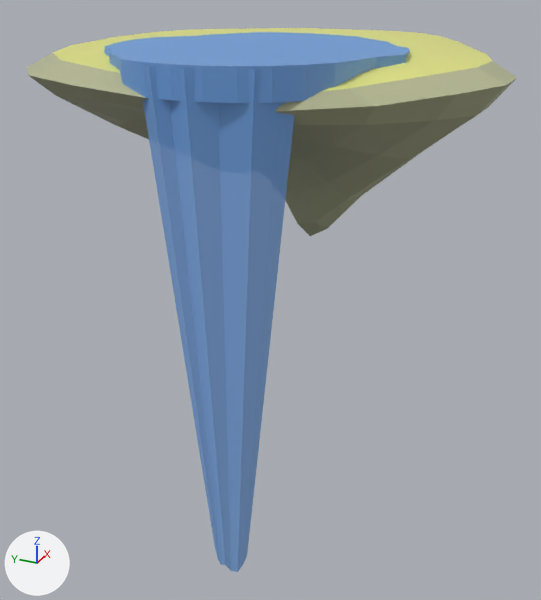
The FBX model Assets/Models/Island2.fbx as it was, and as the next commit left it.
Rendered twice from a 50 mm camera at (-11.15, -4.81, 0.54) aimed at (-0.29, 0.08, -4.9). The lights are fixed; the arrows at lower left show +X, +Y and +Z. Where no turn or scale is listed for an object, it has been applied to the vertices.

Objects in the first picture: 'Island 2', 'Pond', 'Waterfall'.
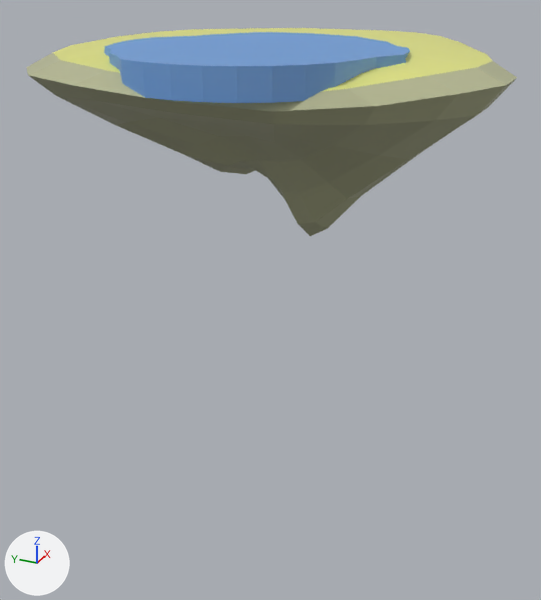
Changed parts and their boxes (x1, y1, x2, y2) in the pictures (541 x 600 px):
'Waterfall', deleted (blue)
    before: (143, 65, 294, 572)

The edits, one by one:
Object 'Waterfall' (ob_waterfall) is deleted.
